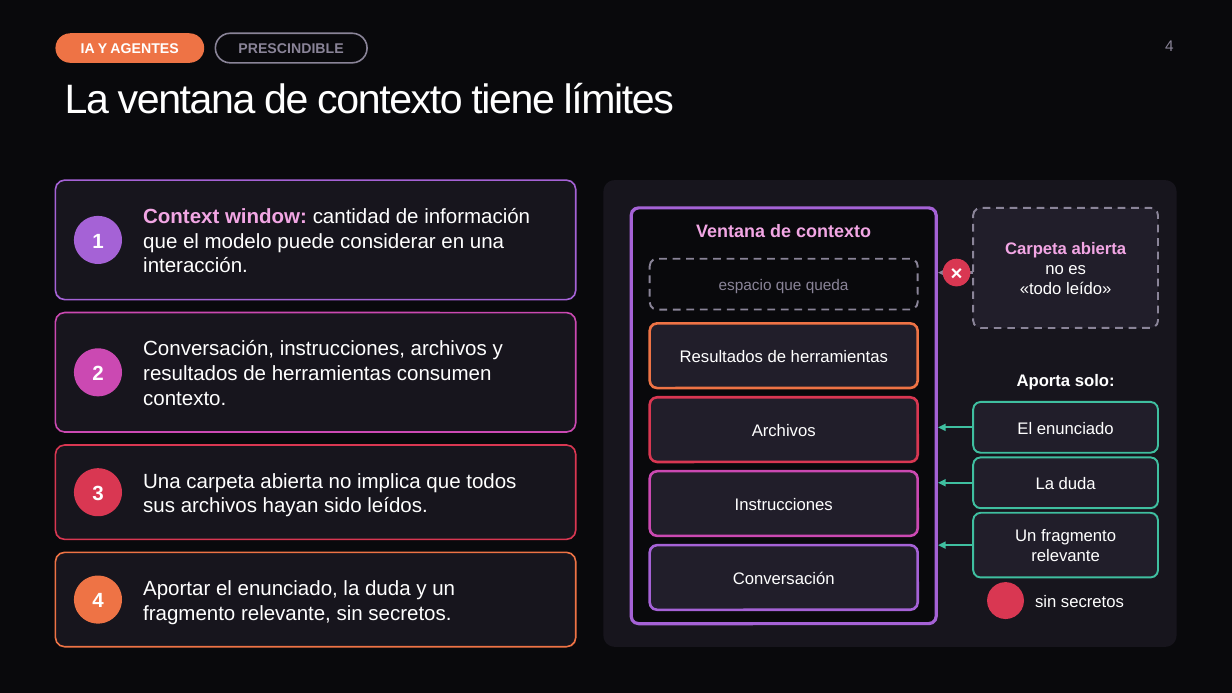
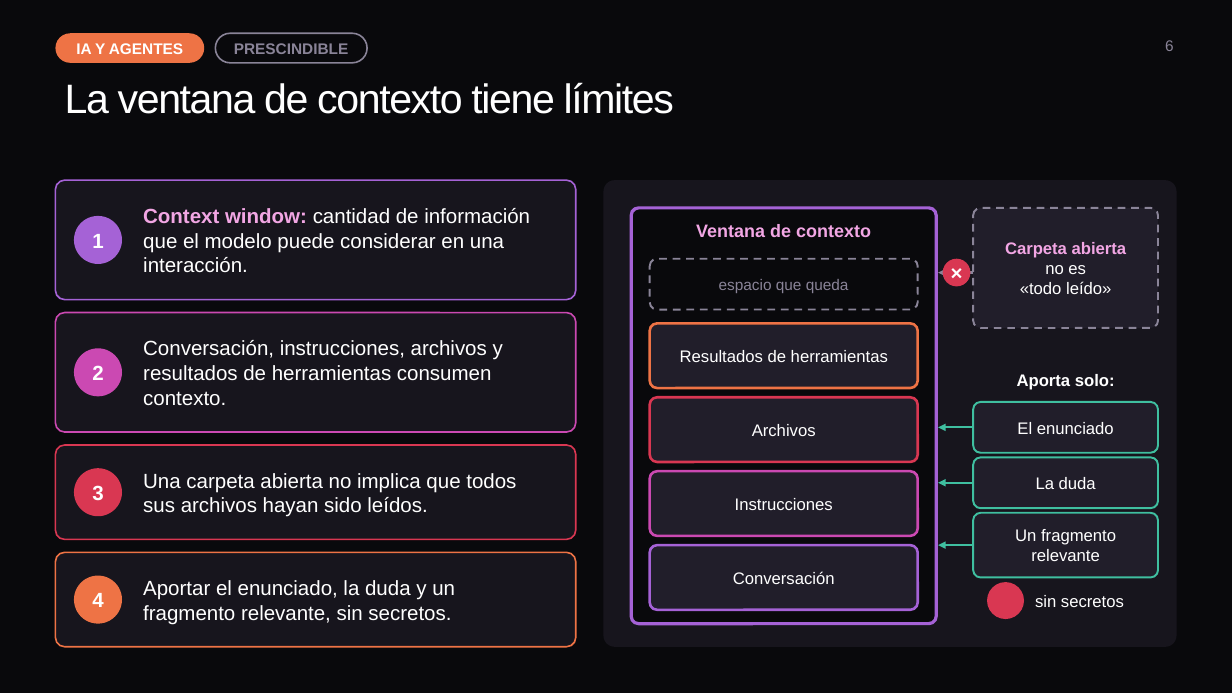
Before and after one commit to ybenzina/formacion-dotnet-junior, a slide deck: slide 6 of docs/masterclasses/masterclass-ai-agents.pptx (slide 4 before the commit). Drawn at 1232x693 pixels with LibreOffice and Linux fonts; fonts in the diff are those of the drawing; background and template pictures are left out. Boxes give left, top, right and bottom in pixels: in the first picture for what was removed or moved away, otherwise in the second. Text is boxed around its words. In the diff, an @@ line names an element or a change of style, - is before the commit and + after.

```diff
--- a/docs/masterclasses/masterclass-ai-agents.pptx
+++ b/docs/masterclasses/masterclass-ai-agents.pptx
@@ rounded rectangle "IA Y AGENTES" at (x1=55, y1=33, x2=204, y2=63): size 11 to 12 pt @@
@@ rounded rectangle "PRESCINDIBLE" at (x1=215, y1=33, x2=367, y2=63): size 11 to 12 pt @@
@@ page number at (x1=1165, y1=40, x2=1174, y2=51): text changed @@
-4
+6
```
Also in this commit, not shown: 2 other slides changed, 2 slides added, 1 other file.
